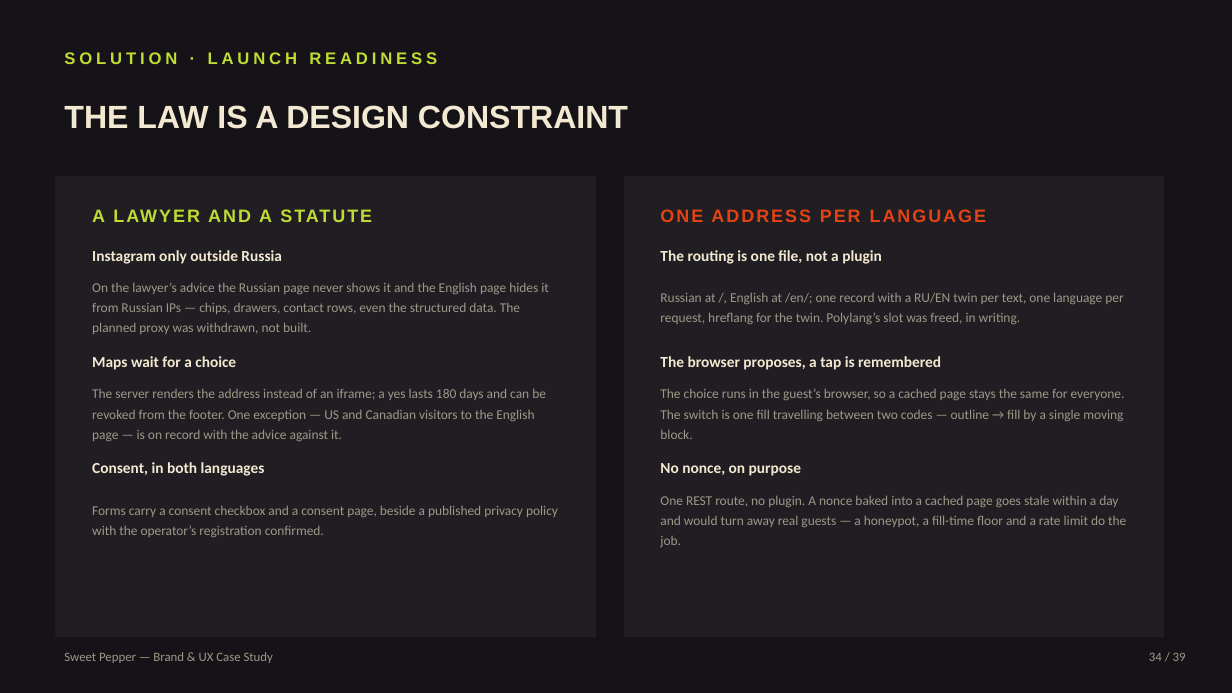
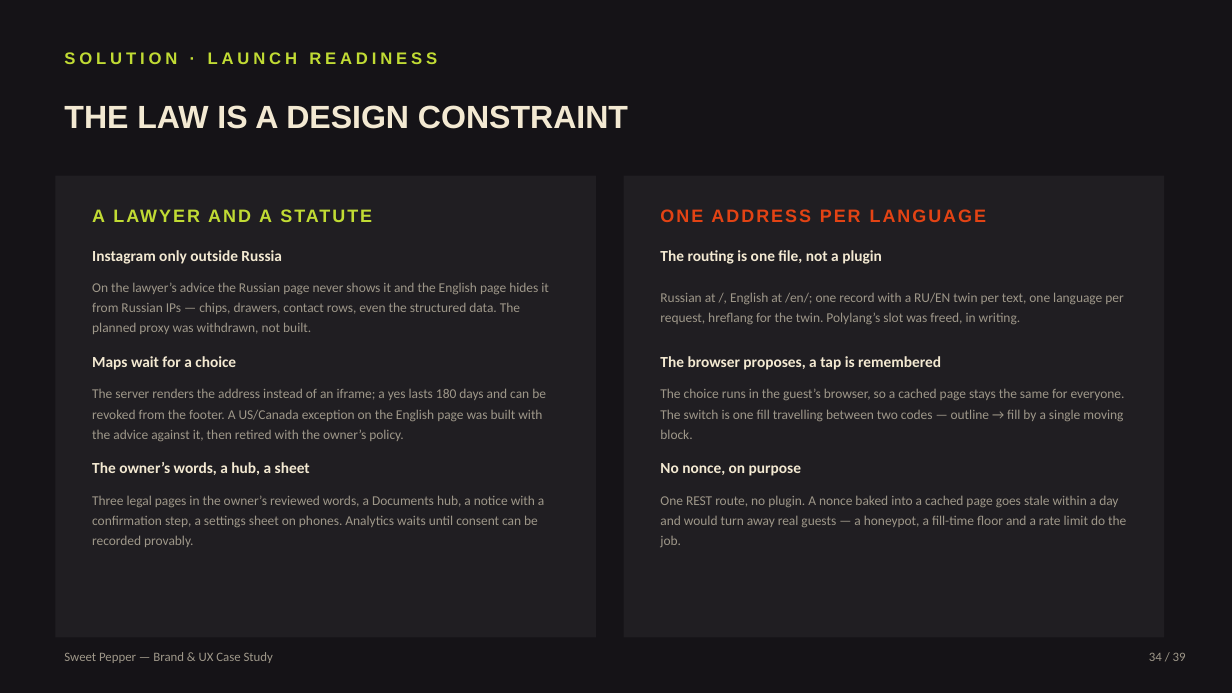
Before and after one commit to conceptly/sweet-pepper-bar, a slide deck: slide 34 of case-study/Sweet-Pepper-Case-Study.pptx. Drawn at 1232x693 pixels with LibreOffice and Linux fonts; fonts in the diff are those of the drawing. Boxes give left, top, right and bottom in pixels: in the first picture for what was removed or moved away, otherwise in the second. Text is boxed around its words. In the diff, an @@ line names an element or a change of style, - is before the commit and + after.

```diff
--- a/case-study/Sweet-Pepper-Case-Study.pptx
+++ b/case-study/Sweet-Pepper-Case-Study.pptx
@@ text at bbox=[92, 388, 546, 441]: text changed @@
-The server renders the address instead of an iframe; a yes lasts 180 days and can be revoked from the footer. One exception — US and Canadian visitors to the English page — is on record with the advice against it.
+The server renders the address instead of an iframe; a yes lasts 180 days and can be revoked from the footer. A US/Canada exception on the English page was built with the advice against it, then retired with the owner’s policy.
@@ text at bbox=[92, 462, 310, 475]: text changed @@
-Consent, in both languages
+The owner’s words, a hub, a sheet
@@ text at bbox=[92, 495, 544, 547]: text changed @@
-Forms carry a consent checkbox and a consent page, beside a published privacy policy with the operator’s registration confirmed.
+Three legal pages in the owner’s reviewed words, a Documents hub, a notice with a confirmation step, a settings sheet on phones. Analytics waits until consent can be recorded provably.
```
Also in this commit, not shown: 2 other slides changed, 6 other files.
